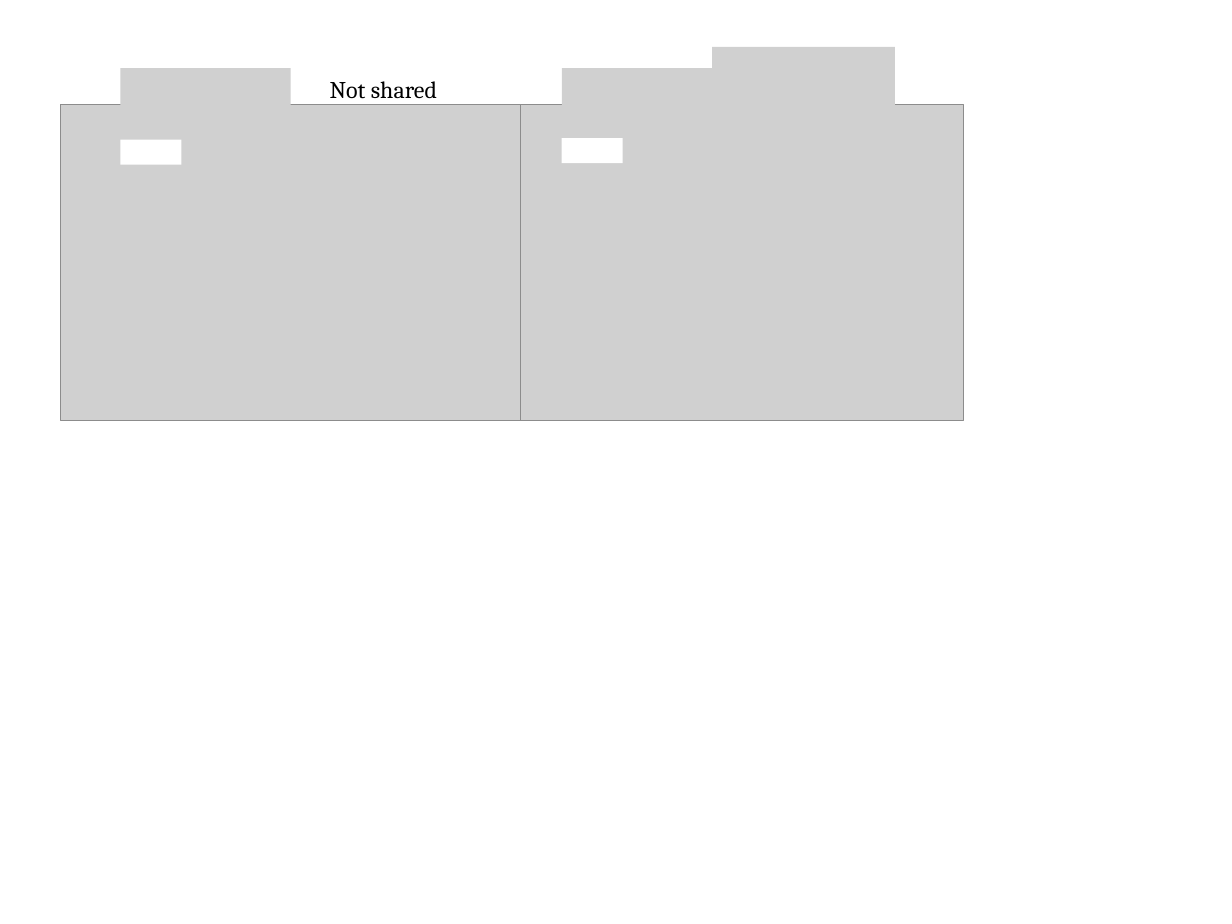
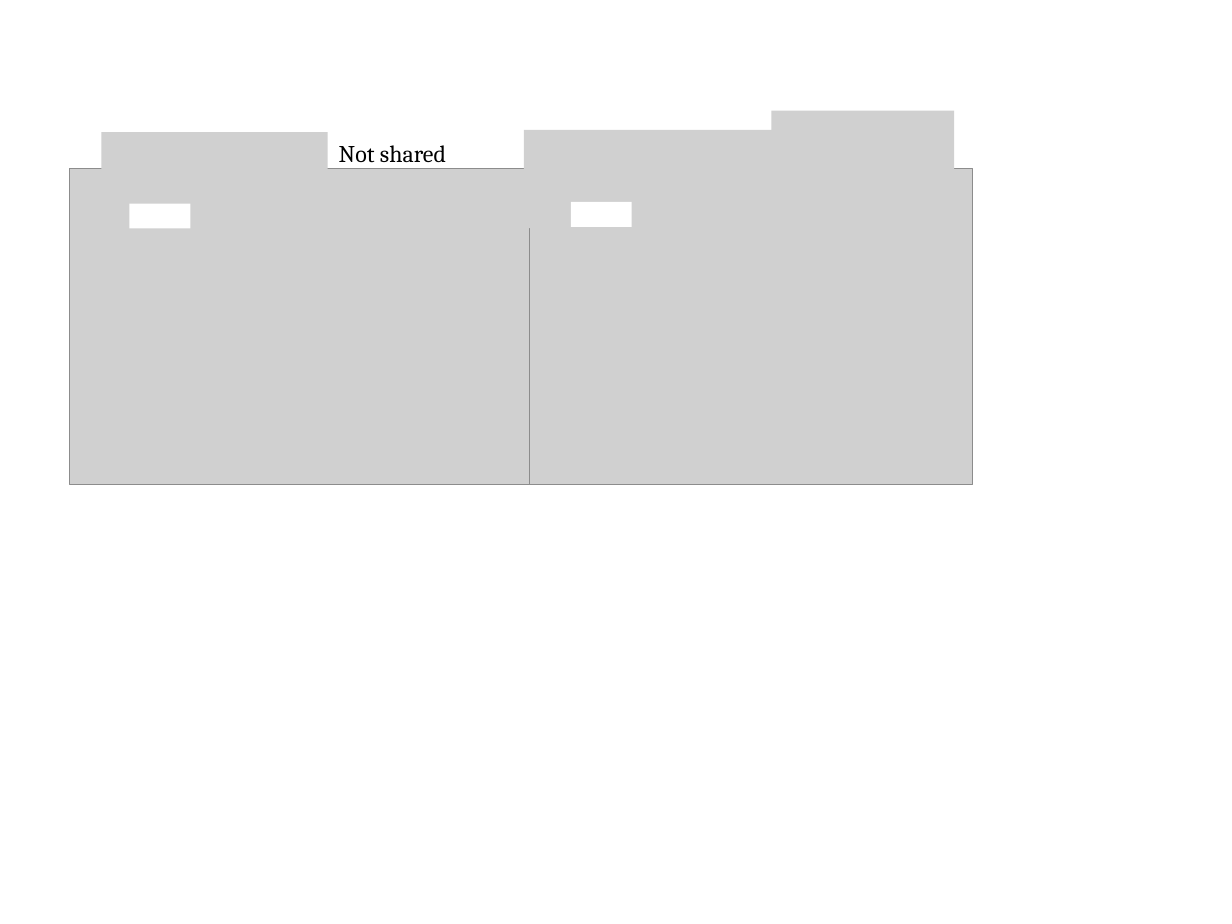
Before and after one commit to cduvallet/phd-docs, a slide deck: slide 1 of figures/figures.pptx. Drawn at 1232x924 pixels with LibreOffice and Linux fonts; fonts in the diff are those of the drawing; grey boxes stand for pictures. Boxes give left, top, right and bottom in pixels: in the first picture for what was removed or moved away, otherwise in the second. Text is boxed around its words. In the diff, an @@ line names an element or a change of style, - is before the commit and + after.

Commit message:
More feedback + new defn of shared bugs for figures

```diff
--- a/figures/figures.pptx
+++ b/figures/figures.pptx
@@ picture removed at box(712, 47, 894, 118) @@
@@ picture removed at box(121, 68, 291, 110) @@
@@ picture removed at box(562, 68, 733, 110) @@
@@ picture added at box(771, 111, 954, 182) @@
@@ picture added at box(101, 132, 328, 174) @@
@@ picture added at box(524, 131, 775, 229) @@
@@ 2 rectangles, 2 pictures, 1 text: place and size @@
-2 rectangles, 2 pictures, 1 text at box(60, 81, 963, 421)
+2 rectangles, 2 pictures, 1 text at box(70, 145, 972, 485)
```
Also in this commit, not shown: 3 other slides changed, 7 other files.
